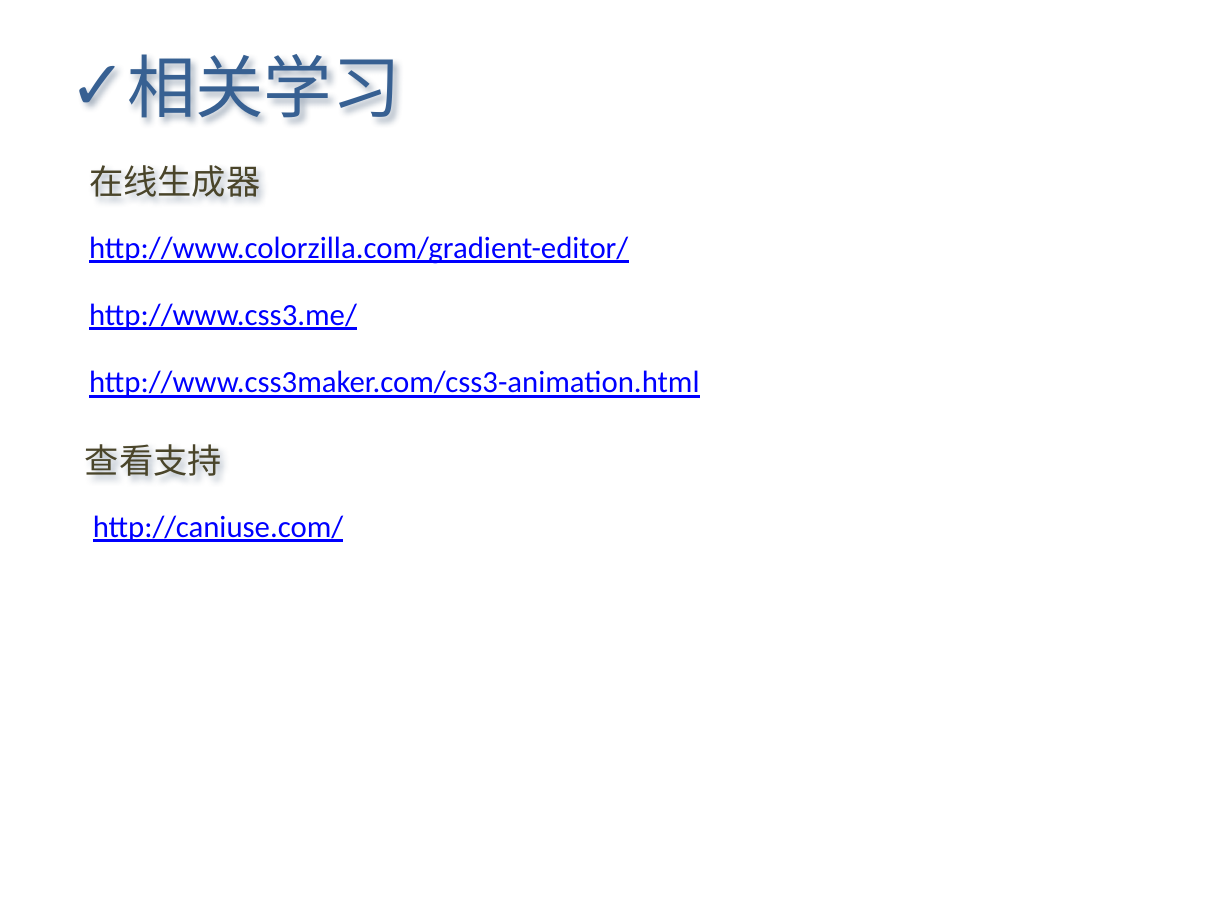
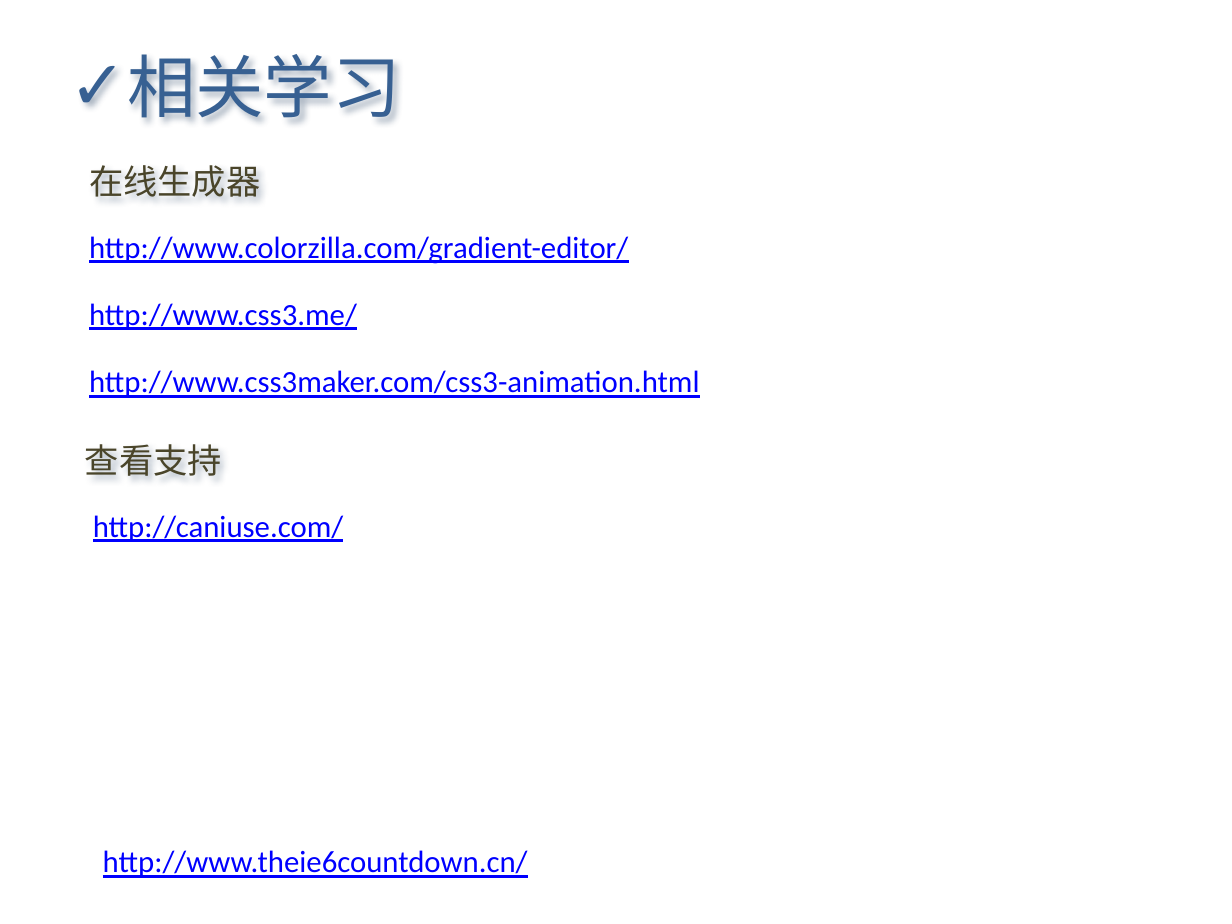
Before and after one commit to Letractively/feng33, a slide deck: slide 25 of ppt/css3知多少2011-06-23.pptx (slide 20 before the commit). Drawn at 1232x924 pixels with LibreOffice and Linux fonts; fonts in the diff are those of the drawing. Boxes give left, top, right and bottom in pixels: in the first picture for what was removed or moved away, otherwise in the second. Text is boxed around its words. In the diff, an @@ line names an element or a change of style, - is before the commit and + after.

```diff
--- a/ppt/css3知多少2011-06-23.pptx
+++ b/ppt/css3知多少2011-06-23.pptx
@@ text added at <box>103,850,528,878</box>, 18 pt, text #0000FF, underline @@
+http://www.theie6countdown.cn/
```
Also in this commit, not shown: 11 other slides changed, 6 slides added, 1 slide removed, 37 other files.
